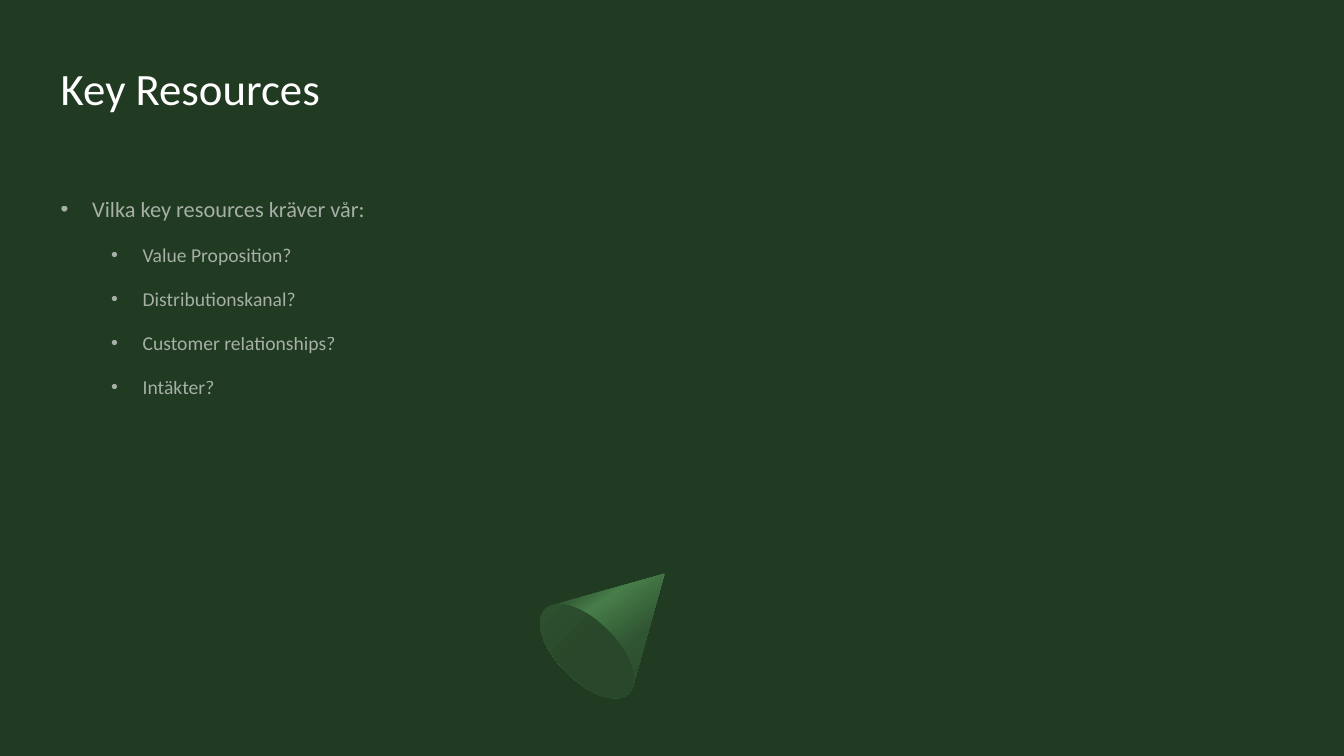
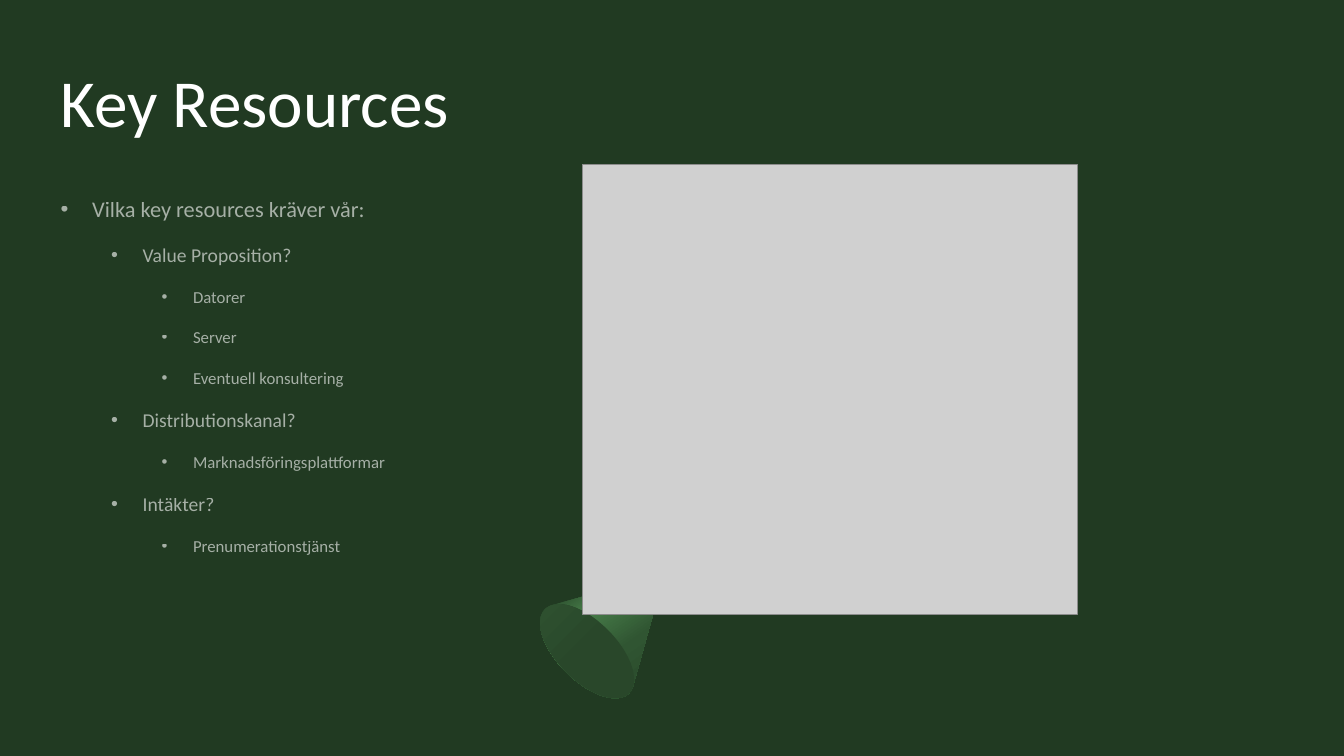
Before and after one commit to Sjofil/HASAB-IDA3, a slide deck: slide 4 of Business Canvas Model/Business canvas model.pptx. Drawn at 1344x756 pixels with LibreOffice and Linux fonts; fonts in the diff are those of the drawing; grey boxes stand for pictures. Boxes give left, top, right and bottom in pixels: in the first picture for what was removed or moved away, otherwise in the second. Text is boxed around its words. In the diff, an @@ line names an element or a change of style, - is before the commit and + after.

```diff
--- a/Business Canvas Model/Business canvas model.pptx
+++ b/Business Canvas Model/Business canvas model.pptx
@@ title "Key Resources" at bbox=[61, 84, 449, 138]: size 32 to 48 pt @@
@@ picture added at bbox=[583, 164, 1078, 615] @@
@@ text at bbox=[193, 292, 343, 387]: paragraphs added @@
+    • Datorer
+    • Server
+    • Eventuell konsultering
@@ text at bbox=[193, 456, 385, 471]: text changed; size 14 to 12 pt @@
-  • Customer relationships?
+    • Marknadsföringsplattformar
@@ text at bbox=[193, 541, 340, 555]: paragraph added @@
+    • Prenumerationstjänst
```
Also in this commit, not shown: 8 other slides changed.
